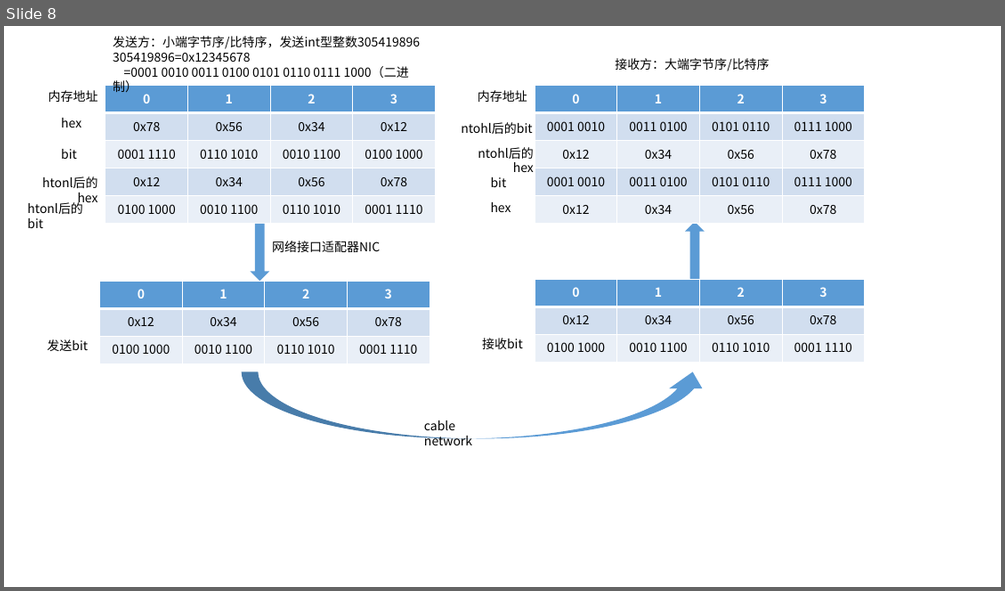
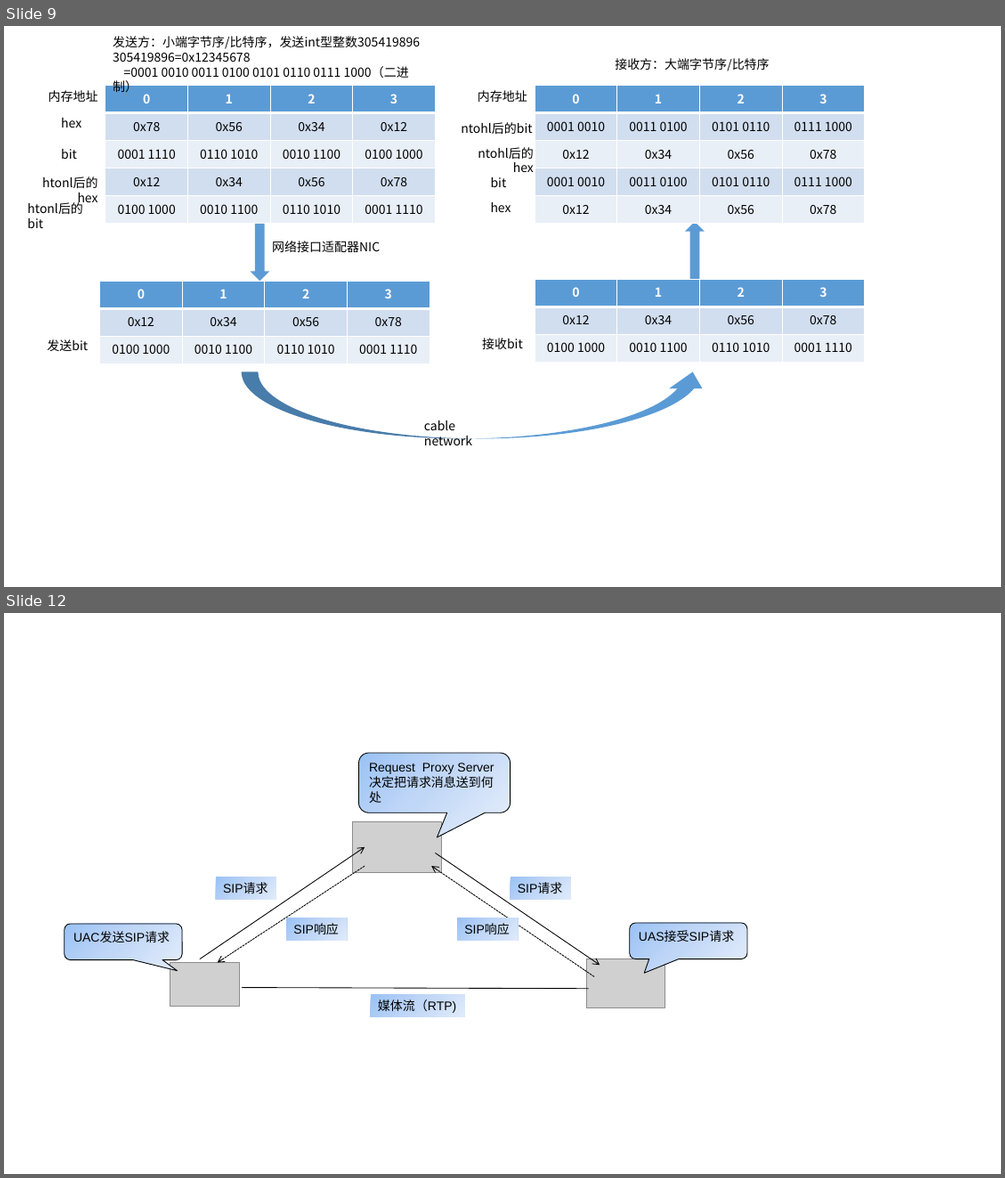
Before and after one commit to mythsaber/Learning-Notes, a slide deck: 音视频编解码.pptx. Shown one above the other, each under a label of ours: slide 8 before the commit, slides 9 and 12 after it; the slides between them are not shown. The pictures are 1005x591 and 1005x1178 pixels, drawn with LibreOffice and Linux fonts; fonts in the diff are those of the drawing; grey boxes stand for pictures. Boxes give left, top, right and bottom in pixels: in the first picture for what was removed or moved away, otherwise in the second. Text is boxed around its words. In the diff, an @@ line names an element or a change of style, - is before the commit and + after.

```diff
--- a/音视频编解码.pptx
+++ b/音视频编解码.pptx
@@ slide 12 added at bbox=[4, 613, 1001, 1174], background #FFFFFF @@
@@ rounded speech box added at bbox=[358, 753, 510, 812], fill gradient #9AC3F5 to #C2D8F8 to #E1EBFB, outline #000000 0.75 pt, 12 pt, text #000000 @@
+Request Proxy Server
+决定把请求消息送到何处
@@ picture added at bbox=[353, 821, 442, 873] @@
@@ arrow added from (200, 959) to (364, 847), #000000 0.75 pt @@
@@ rectangle added at bbox=[216, 876, 276, 899], fill gradient #9AC3F5 to #C2D8F8 to #E1EBFB, 12 pt, text #000000 @@
+SIP请求
@@ arrow added from (364, 866) to (217, 962), #000000 0.75 pt dashed @@
@@ arrow added from (594, 976) to (432, 866), #000000 0.75 pt dashed @@
@@ arrow added from (436, 853) to (600, 965), #000000 0.75 pt @@
@@ rectangle added at bbox=[510, 876, 571, 899], fill gradient #9AC3F5 to #C2D8F8 to #E1EBFB, 12 pt, text #000000 @@
+SIP请求
@@ rounded speech box added at bbox=[65, 924, 182, 959], fill gradient #9AC3F5 to #C2D8F8 to #E1EBFB, outline #000000 0.75 pt, 12 pt, text #000000 @@
+UAC发送SIP请求
@@ rectangle added at bbox=[287, 917, 348, 940], fill gradient #9AC3F5 to #C2D8F8 to #E1EBFB, 12 pt, text #000000 @@
+SIP响应
@@ rectangle added at bbox=[457, 917, 518, 940], fill gradient #9AC3F5 to #C2D8F8 to #E1EBFB, 12 pt, text #000000 @@
+SIP响应
@@ rounded speech box added at bbox=[630, 923, 747, 958], fill gradient #9AC3F5 to #C2D8F8 to #E1EBFB, outline #000000 0.75 pt, 12 pt, text #000000 @@
+UAS接受SIP请求
@@ picture added at bbox=[587, 959, 665, 1008] @@
@@ picture added at bbox=[170, 962, 240, 1005] @@
@@ line added from (242, 988) to (589, 989), #000000 0.75 pt @@
@@ rectangle added at bbox=[371, 995, 465, 1017], fill gradient #9AC3F5 to #C2D8F8 to #E1EBFB, 12 pt, text #000000 @@
+媒体流（RTP)
@@ what was slide 8 is now slide 9 @@
```
Also in this commit, not shown: 2 slides changed, 8 other slides added, 5 other files.
